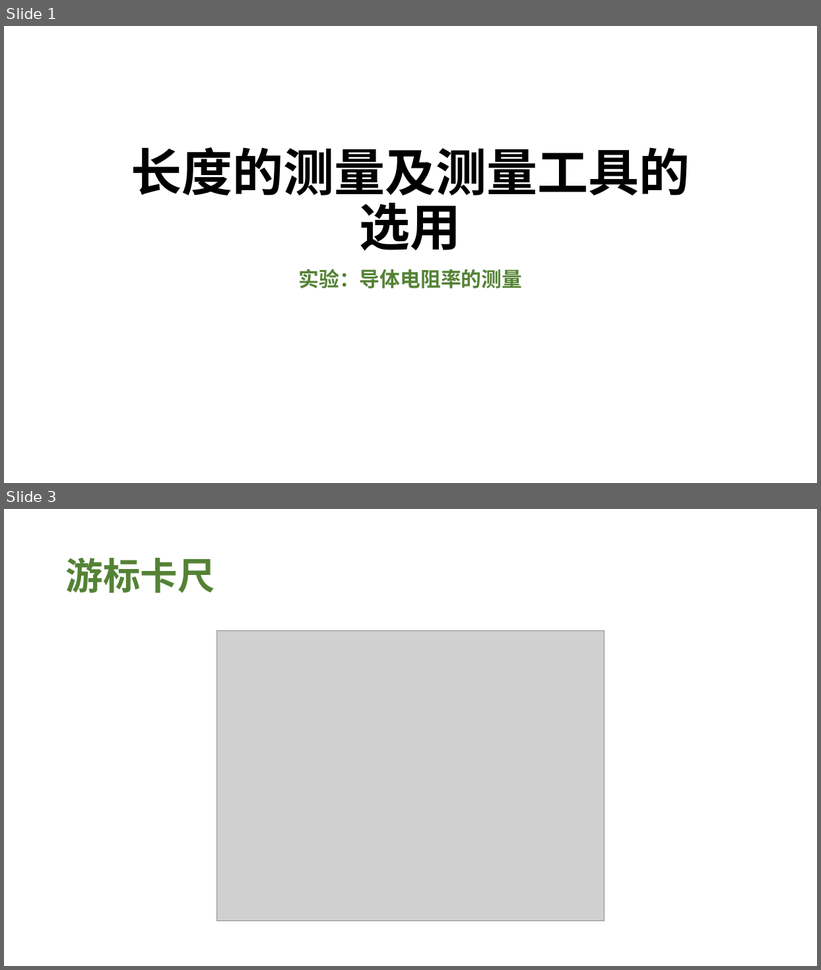
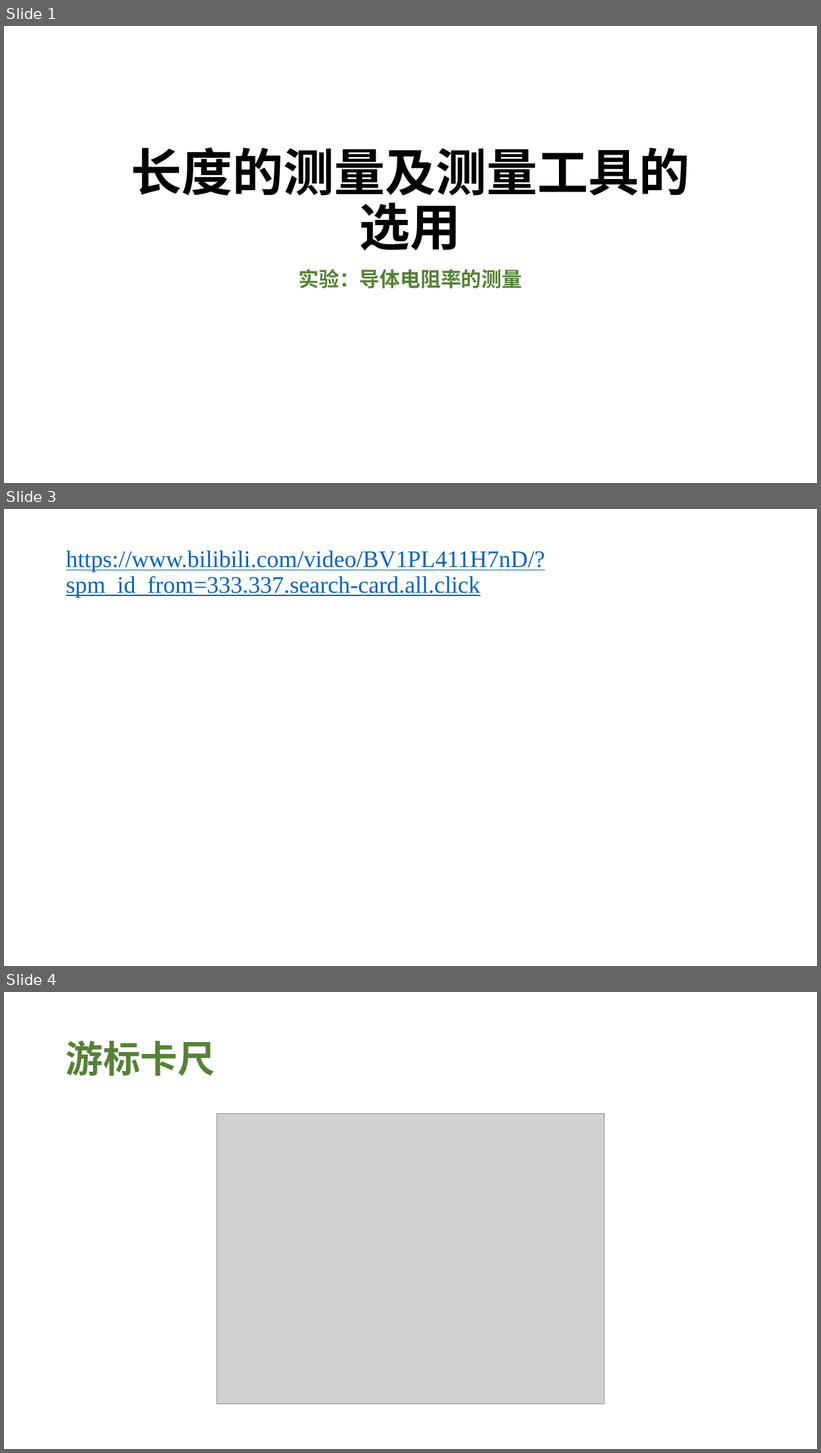
Before and after one commit to broshu/lab, a slide deck: ppt/长度的测量及测量工具的选用.pptx. Shown one above the other, each under a label of ours: slides 1 and 3 before the commit, slides 1, 3 and 4 after it; the slides between them are not shown. The pictures are 821x970 and 821x1453 pixels, drawn with LibreOffice and Linux fonts; fonts in the diff are those of the drawing; grey boxes stand for pictures. Boxes give left, top, right and bottom in pixels: in the first picture for what was removed or moved away, otherwise in the second. Text is boxed around its words. In the diff, an @@ line names an element or a change of style, - is before the commit and + after.

Commit message:
PPT

```diff
--- a/ppt/长度的测量及测量工具的选用.pptx
+++ b/ppt/长度的测量及测量工具的选用.pptx
@@ slide 3 added at bbox=[4, 509, 817, 966], background #FFFFFF @@
@@ text added at bbox=[66, 551, 545, 597], 28 pt, text #0563C1, underline @@
+https://www.bilibili.com/video/BV1PL411H7nD/?spm_id_from=333.337.search-card.all.click
@@ what was slide 3 is now slide 4 @@
```
Also in this commit, not shown: 1 other file.
